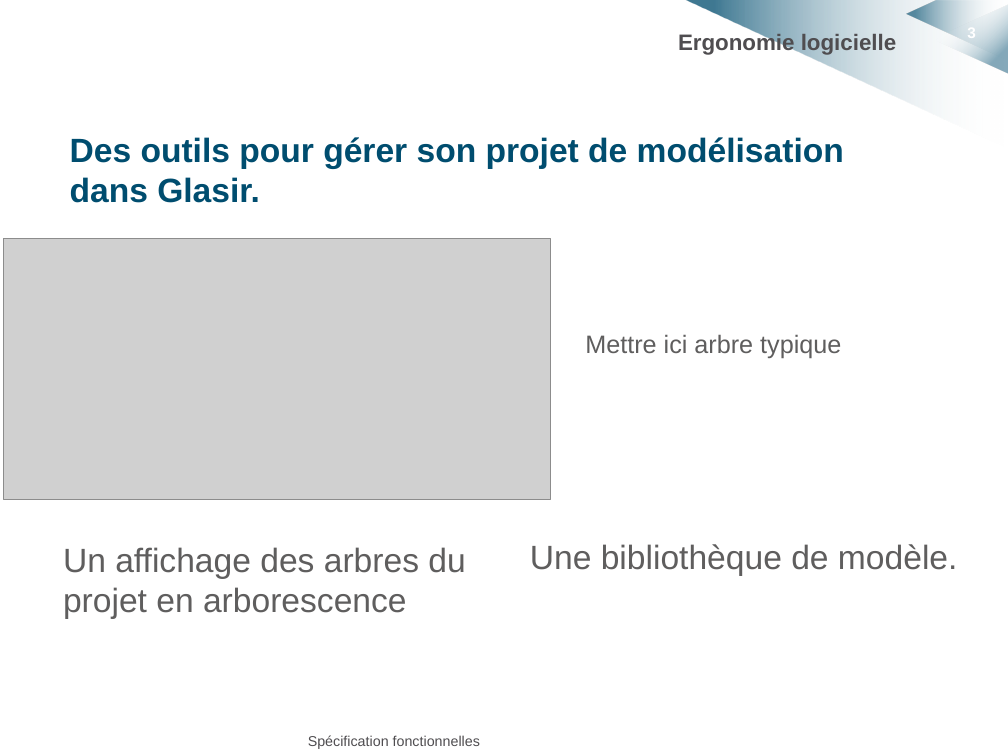
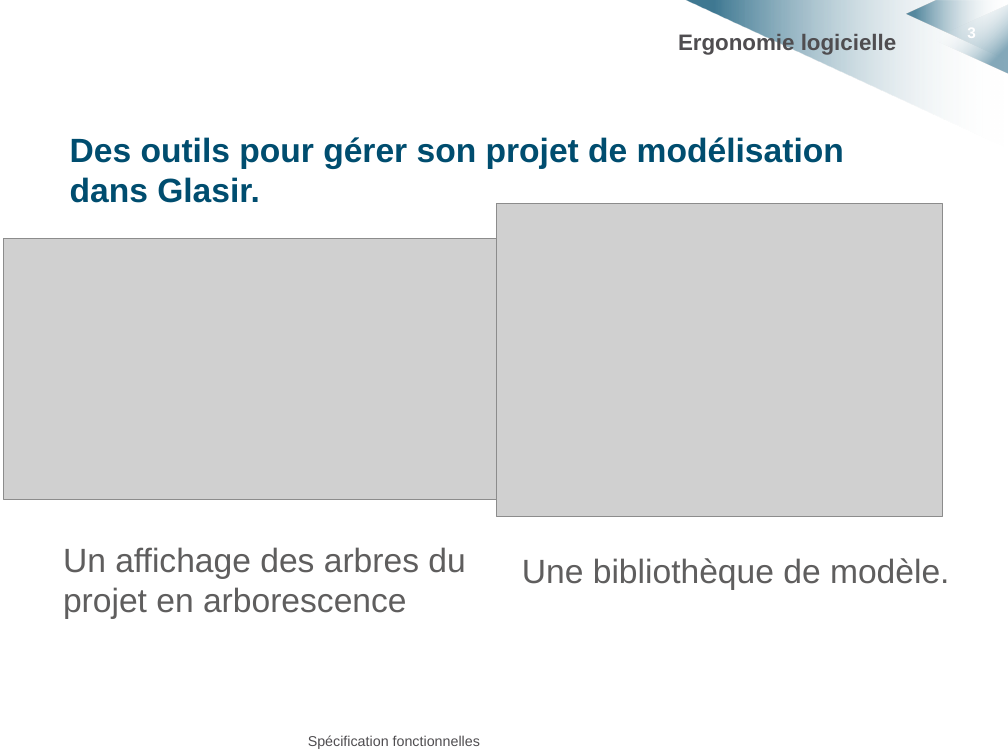
Before and after one commit to HKervadec/korrigolo, a slide deck: slide 3 of soutenances/projet_decembre/diapo_coco.pptx. Drawn at 1008x756 pixels with LibreOffice and Linux fonts; fonts in the diff are those of the drawing; grey boxes stand for pictures; background and template pictures are left out. Boxes give left, top, right and bottom in pixels: in the first picture for what was removed or moved away, otherwise in the second. Text is boxed around its words. In the diff, an @@ line names an element or a change of style, - is before the commit and + after.

Commit message:
[soutenance] ajt biblio modéle

```diff
--- a/soutenances/projet_decembre/diapo_coco.pptx
+++ b/soutenances/projet_decembre/diapo_coco.pptx
@@ picture added at bbox=[496, 204, 942, 517] @@
@@ text removed at bbox=[585, 334, 841, 358] @@
-Mettre ici arbre typique
@@ text "Une bibliothèque de modèle.": place and size @@
-text "Une bibliothèque de modèle." at bbox=[530, 544, 958, 576]
+text "Une bibliothèque de modèle." at bbox=[522, 558, 950, 590]
```
Also in this commit, not shown: 1 other file.
